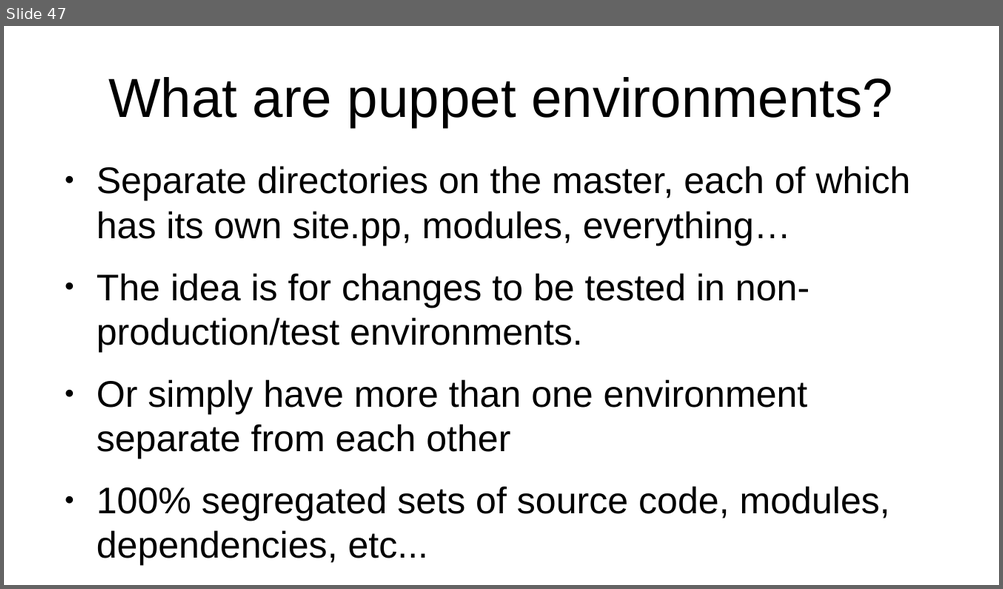
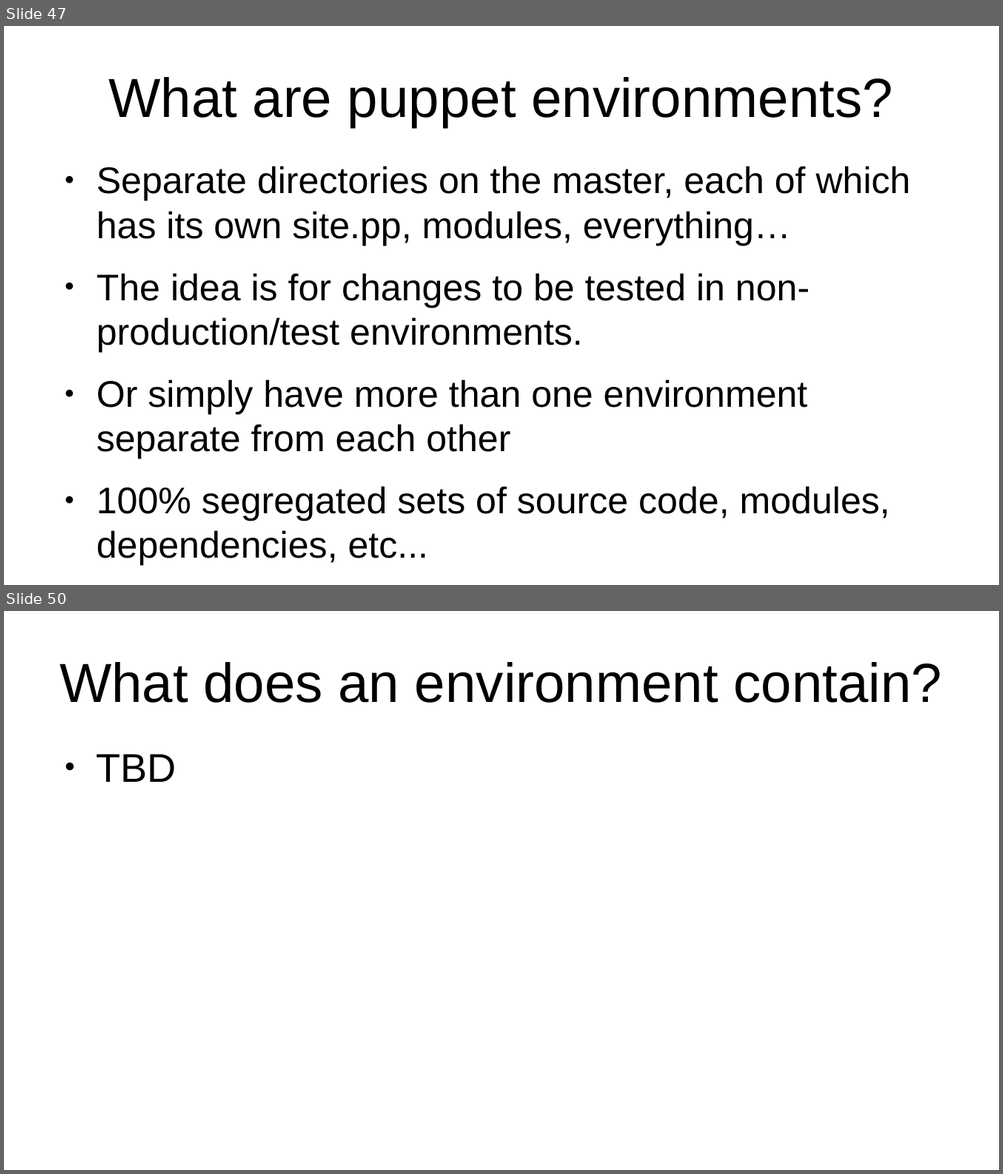
Before and after one commit to veltzer/teaching-puppet, a slide deck: slides.odp. Shown one above the other, each under a label of ours: slide 47 before the commit, slides 47 and 50 after it; the slides between them are not shown. The pictures are 1003x589 and 1003x1174 pixels, drawn with LibreOffice and Linux fonts; fonts in the diff are those of the drawing. Boxes give left, top, right and bottom in pixels: in the first picture for what was removed or moved away, otherwise in the second. Text is boxed around its words. In the diff, an @@ line names an element or a change of style, - is before the commit and + after.

```diff
--- a/slides.odp
+++ b/slides.odp
@@ slide 50 added at (4,611,999,1170), background #FFFFFF @@
@@ title added at (60,662,942,703), 44 pt, text #000000 @@
+What does an environment contain?
@@ text added at (96,754,176,782), 32 pt, text #000000 @@
+● TBD
```
Also in this commit, not shown: 5 slides changed, 1 other slide added.
